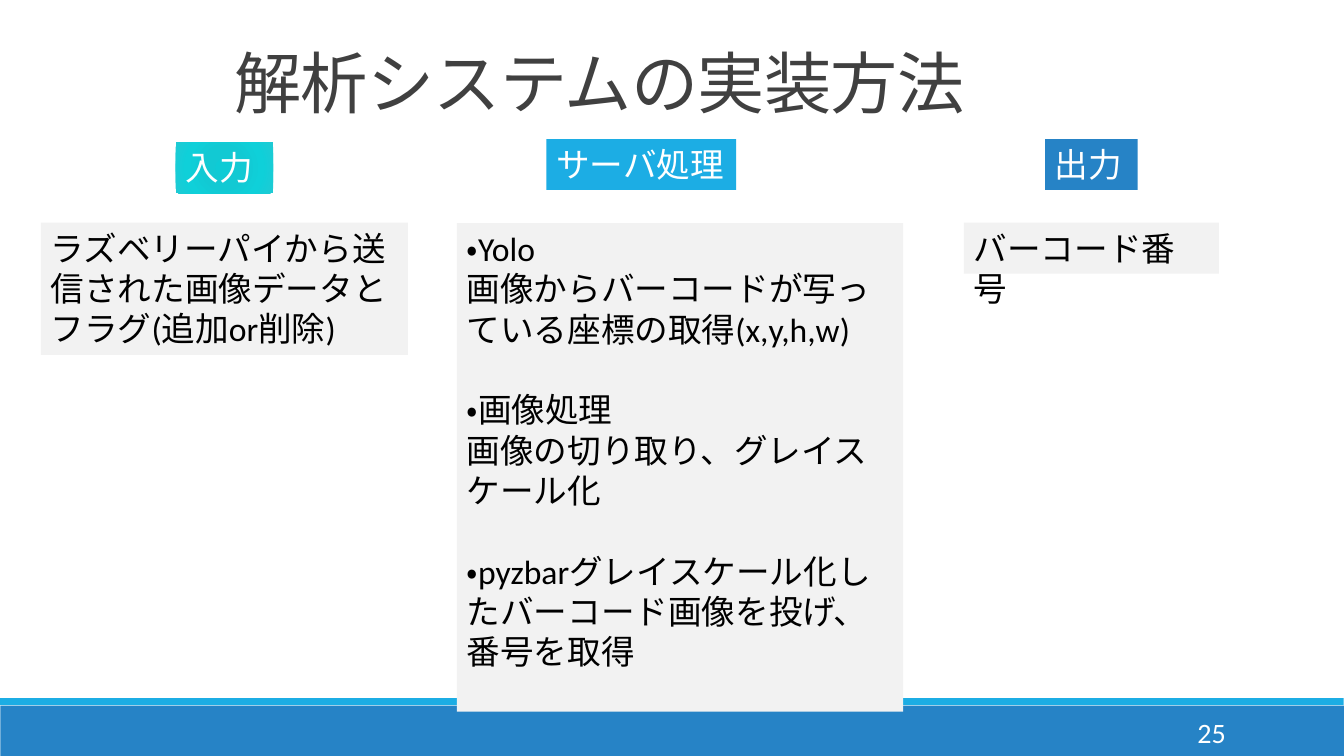
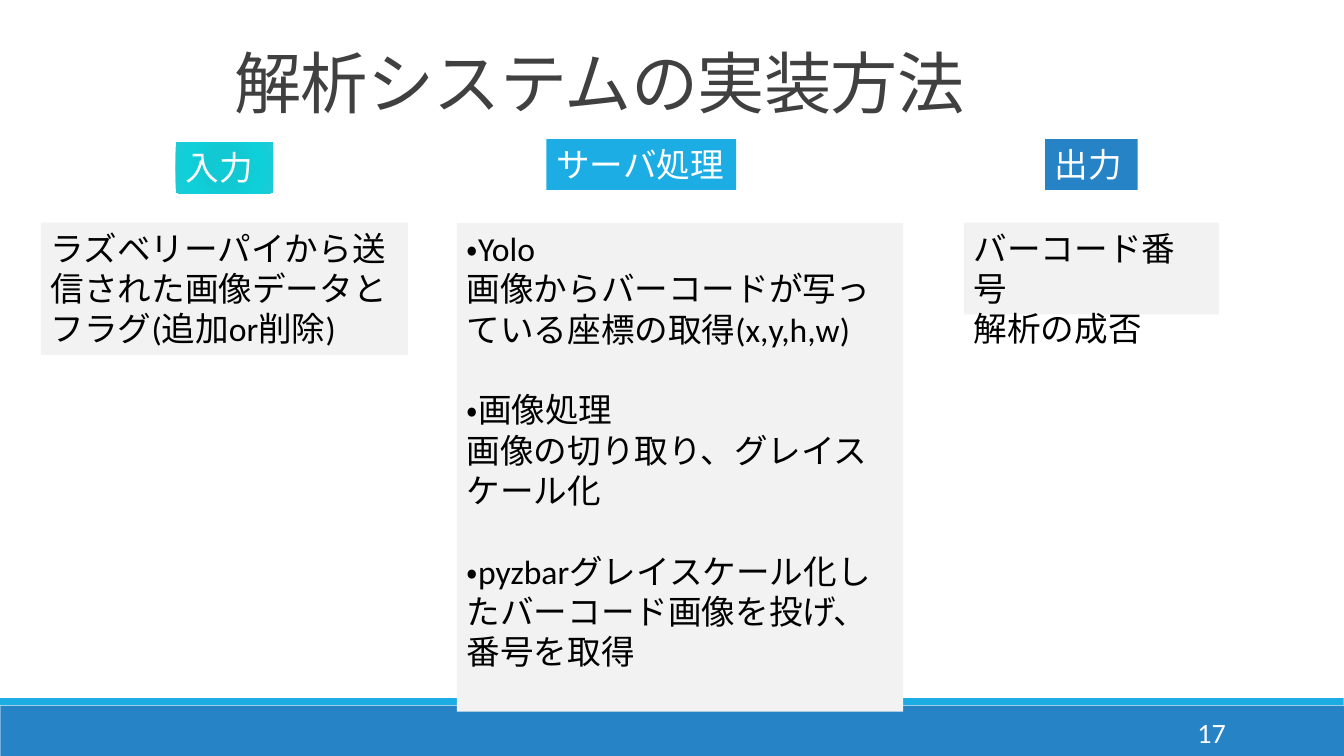
Before and after one commit to DJ956/YoloBarcodeReader, a slide deck: slide 18 of プレゼン/enpit.pptx (slide 26 before the commit). Drawn at 1344x756 pixels with LibreOffice and Linux fonts; fonts in the diff are those of the drawing. Boxes give left, top, right and bottom in pixels: in the first picture for what was removed or moved away, otherwise in the second. Text is boxed around its words. In the diff, an @@ line names an element or a change of style, - is before the commit and + after.

```diff
--- a/プレゼン/enpit.pptx
+++ b/プレゼン/enpit.pptx
@@ rectangle "バーコード番号": place and size @@
-rectangle "バーコード番号" at <box>964,223,1219,273</box>
+rectangle "バーコード番号" at <box>964,223,1219,315</box>
@@ text in rectangle at <box>974,312,1142,344</box>: paragraph added @@
+解析の成否
@@ page number at <box>1197,725,1225,743</box>: text changed @@
-25
+17
```
Also in this commit, not shown: 7 other slides changed.
